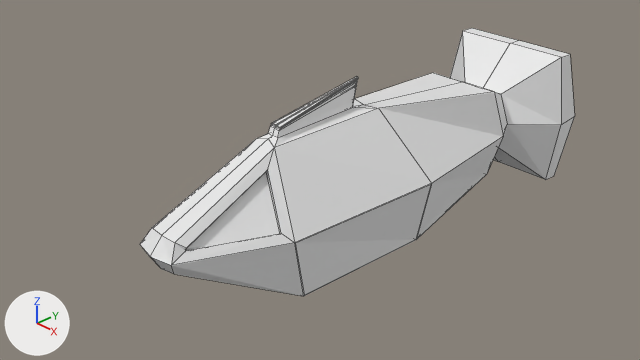
An edit to the Blender file TorpedoFish.blend, drawn before and after from the same camera.
Rendered twice from the file's camera 'Camera'. Lighting does not change. The marker at lower left points along +X, +Y and +Z. The older version comes first. Mesh edges are drawn as thin lines.
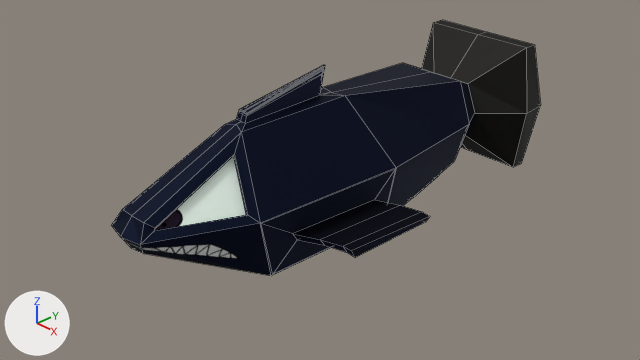
Commit message: Fixed Fish

The change, as JSON lines over the scene's bpy script:
```json
{"op": "add", "block": "img_material_001_base_color", "code": ["img_material_001_base_color = load_image('Material.001 Base Color', 'Material.001 Base Color.png', 1024, 1024, 'sRGB')"]}
{"op": "add", "block": "mat_material_001", "code": ["mat_material_001 = principled_material('Material.001')", "mat_material_001.texture = img_material_001_base_color", "mat_material_001.metallic = 1.0", "mat_material_001.roughness = 0.617"]}
{"block": "me_cube_001", "where": "# used by ob_cube; location = (0.0, 0.0, 0.0)"}
{"op": "remove", "block": "me_cube_001", "code": "me_cube_001.from_pydata(...)  # 85 vertices, 76 faces; spans x 0.0..1.07, y -2.55..4.32, z -1.13..1.15"}
{"op": "add", "block": "me_cube_001", "code": "me_cube_001.from_pydata(...)  # 172 vertices, 177 faces; spans x -1.58..1.58, y -2.55..4.32, z -1.13..1.15"}
{"block": "me_cube_001", "change": "me_cube_001 part 1"}
{"block": "me_cube_001", "change": "3 vertices are removed from x 0.81..1.0, y -1.0..0.99, z -0.98..-0.11"}
{"block": "me_cube_001", "change": "5 faces are deleted"}
{"block": "me_cube_001", "change": "3 vertices move from x 0.8..1.0, y -1.02..1.01, z -1.0..-0.09 to x 0.8..1.0, y -1.0..1.02, z -1.0..-0.09"}
{"block": "me_cube_001", "change": "85 vertices are added at x -1.58..1.58, y -2.48..4.26, z -1.13..1.15"}
{"block": "me_cube_001", "change": "5 new vertices lie (-0.08, 0.0, 0.0) away from vertices in x 0.0, y -0.72..-0.7, z 0.85..0.89"}
{"block": "me_cube_001", "change": "106 new faces join them"}
{"block": "me_cube_001", "change": "me_cube_001 part 2: 71 faces spanning x 0.0..1.07, y -2.55..4.32, z -1.13..1.15 switch from no material to mat_material_001 (picture img_material_001_base_color)"}
{"op": "remove", "block": "ob_cube", "code": "_m = ob_cube.modifiers.new('Mirror', 'MIRROR')"}
{"op": "remove", "block": "ob_cube", "code": "_m.use_clip = True"}
{"op": "set", "path": "ob_cube.location", "old": "(0.0, 0.0, 0.0)", "new": "(-0.602, 0.0, 0.0)"}
```

Pixel boxes (x1, y1, x2, y2) of what changed, in the pictures (640 x 360 px):
```json
{"object": "Cube", "change": "reshaped, moved, modifiers changed", "before": [140, 28, 575, 296], "after": [111, 20, 541, 276]}
{"part": 1, "of": "me_cube_001", "change": "cut back", "before": [171, 92, 503, 296], "after": [111, 20, 485, 276]}
{"part": 2, "of": "me_cube_001", "change": "recoloured", "before": [140, 28, 575, 296], "after": [120, 32, 541, 276]}
```
